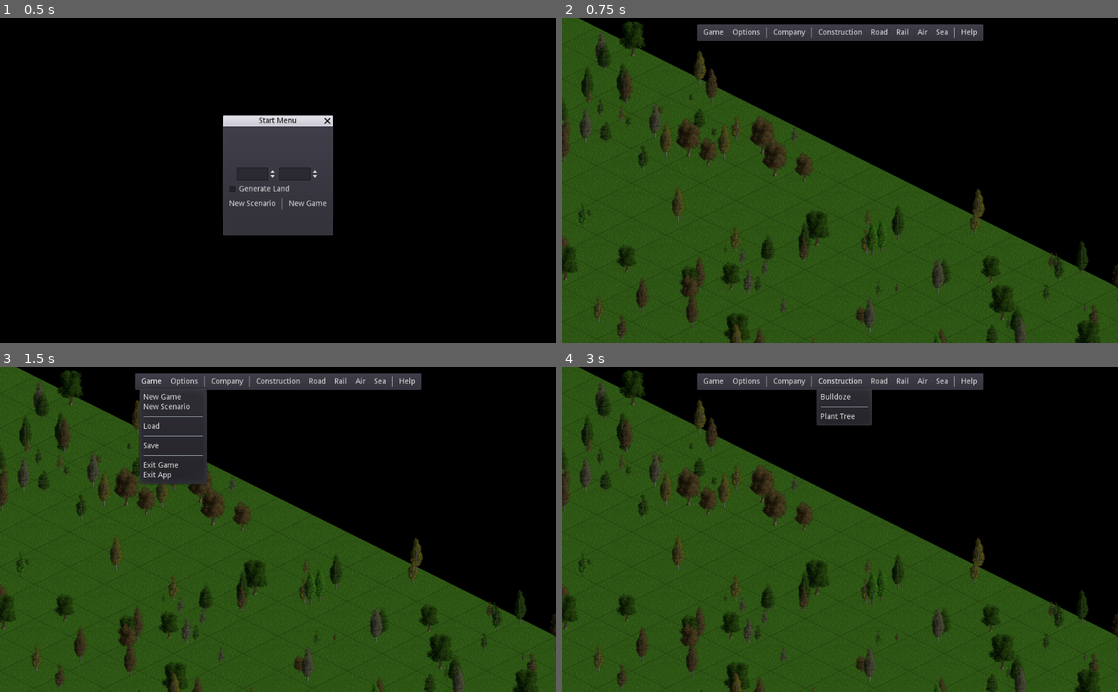
Above: before the commit, frames 1-4 (two rows, left to right).
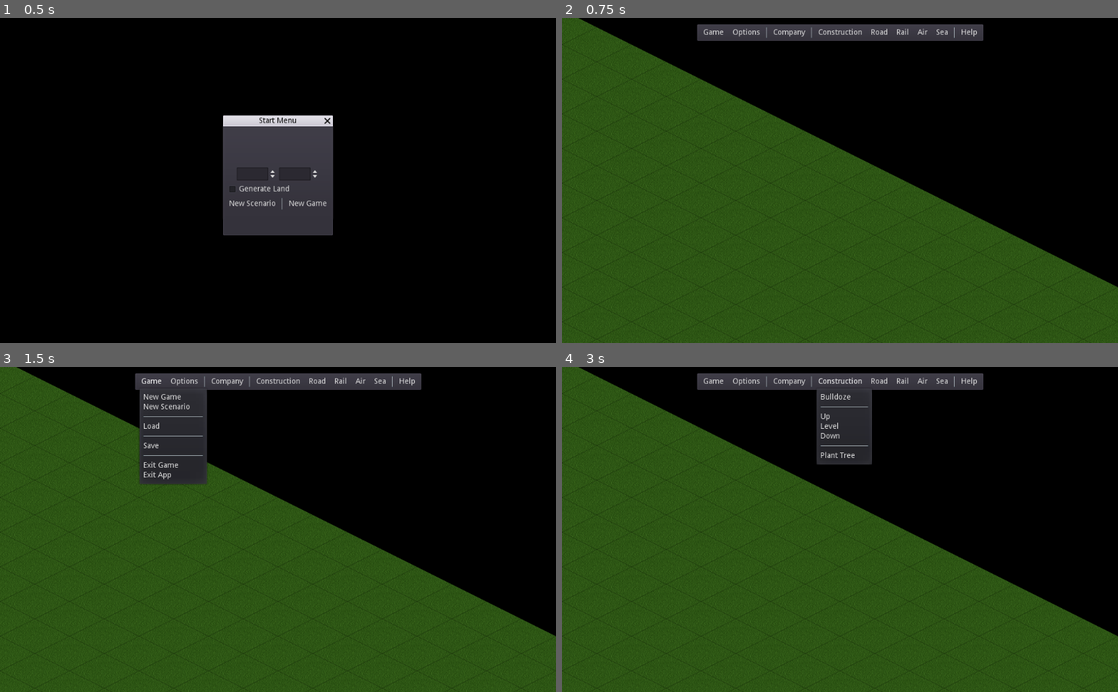
Above: after the commit, the same moments.

Repository: freettd/freettd
Game: Godot game, scene res://scenes/Main.tscn
Two runs of this game, one before a commit and one after it. Both use one fixed random seed, a clock stepped at 60 frames per second and the inputs below.
Inputs:
- Up to frame 1 (0.5 s): no input
- Up to frame 2 (0.75 s): click "New Scenario" at 0.5 s
- Up to frame 3 (1.5 s): click "Game" at 1.25 s
- Up to frame 4 (3 s): click "Company" at 2 s; click "Construction" at 2.75 s

Frame 1 is identical in both runs. In frame 2, 7.6% of the frame differs, in the area x 0-100%, y 1-100%; in frame 3, 7.2%; in frame 4, 8.9%.

Commit message:
almost working terraforming

Diff:
--- a/scenes/Global.gd
+++ b/scenes/Global.gd
@@ -25,6 +25,10 @@
 	CLEAR_LAND,
 	PLANT_TREE,
 
+	TERRAFORM_UP,
+	TERRAFORM_DOWN,
+	TERRAFORM_LEVEL
+
 	CONFIG_TRANSPARENT_TREES
 
 }
@@ -45,6 +49,14 @@
 	# road, canal
 	LINE90,
 
+}
+
+const SIMPLE_DRAG = {
+	dimension = Vector2.ONE,
+	mode = SelectMode.DRAG,
+	repeat = true,
+	on_water = true,
+	on_slope = true,
 }
 
 const SelectorConfig: Dictionary = {
@@ -81,20 +93,17 @@
 		on_slope = false,
 	},
 
-	OpCode.CLEAR_LAND: {
-		dimension = Vector2.ONE,
-		mode = SelectMode.DRAG,
-		repeat = true,
-		on_water = true,
-		on_slope = true,
-	},
-
 	OpCode.PLANT_TREE: {
 		dimension = Vector2.ONE,
 		mode = SelectMode.DRAG,
 		repeat = true,
 		on_water = false,
 		on_slope = true,
-	}
+	},
+
+	OpCode.CLEAR_LAND: SIMPLE_DRAG,
+	OpCode.TERRAFORM_UP: SIMPLE_DRAG,
+	OpCode.TERRAFORM_DOWN: SIMPLE_DRAG,
+	OpCode.TERRAFORM_LEVEL: SIMPLE_DRAG
 
 }
--- a/scenes/desktop-ui/Toolbar.gd
+++ b/scenes/desktop-ui/Toolbar.gd
@@ -46,6 +46,10 @@
 	popup = construct_button.get_popup()
 	popup.add_item("Bulldoze", Global.OpCode.CLEAR_LAND)
 	popup.add_separator()
+	popup.add_item("Up", Global.OpCode.TERRAFORM_UP)
+	popup.add_item("Level", Global.OpCode.TERRAFORM_LEVEL)
+	popup.add_item("Down", Global.OpCode.TERRAFORM_DOWN)
+	popup.add_separator()
 	popup.add_item("Plant Tree", Global.OpCode.PLANT_TREE)
 	popup.connect("id_pressed", self, "_on_item_pressed")
 
--- a/scenes/world/LayeredTilemap.gd
+++ b/scenes/world/LayeredTilemap.gd
@@ -54,6 +54,9 @@
 func set_cellv_height(cellv: Vector2, height: int) -> void:
 	heightmap[cellv] = height
 
+func adjust_cellv_height(cellv: Vector2, adjustment: int) -> void:
+	heightmap[cellv] += adjustment
+
 func set_cellv(cellv: Vector2, tileset_idx) -> void:
 	var layer = layers[heightmap[cellv]]
 	layer.set_cellv(cellv, tileset_idx)
--- a/scenes/world/Terrain.gd
+++ b/scenes/world/Terrain.gd
@@ -149,7 +149,7 @@
 	# Smooth Noise
 	for cellv in celldata:
 		var gridval: int = int(round(range_lerp(celldata[cellv].noise, min_noise, max_noise, 0, max_height)))
-		celldata[cellv].noise = max(0, gridval - SEALEVEL)
+		celldata[cellv].height = max(0, gridval - SEALEVEL)
 
 	# Set Tile Images
 	for cellv in celldata:
@@ -173,7 +173,7 @@
 # calculate tile direction based on neighbouring tiles
 func _get_tile_alignment(cellv: Vector2) -> int:
 
-	var cell_height: int = celldata[cellv].noise
+	var cell_height: int = celldata[cellv].height
 	var corner_bits: int = 0
 	var steeptile: bool = false
 
@@ -186,7 +186,7 @@
 			continue
 
 		# Get noise
-		var nval = celldata[ncell].noise
+		var nval = celldata[ncell].height
 
 		# One level above
 		if nval == cell_height + 1:
@@ -371,6 +371,51 @@
 
 
 ################################################################################
+## TERRAFORM
+
+func terraform_up(area: Rect2) -> void:
+	_terraform(area, 1)
+
+func terraform_down(area: Rect2) -> void:
+	_terraform(area, -1)
+
+func terraform_level(area: Rect2) -> void:
+	_terraform(area, 0)
+
+func _terraform(area: Rect2, height_adjust: int) -> void:
+
+	# adjust height of area
+	for x in range(area.position.x, area.end.x):
+		for y in range(area.position.y, area.end.y):
+
+			var cellv = Vector2(x, y)
+
+			# clear existing tile
+			set_cellv(cellv, -1)
+
+			# set new tile
+			_set_tile(cellv, celldata[cellv].height + height_adjust, TIDX_GRASS, 0)
+
+	# adjust neighbour tiles
+	var nhood = Rect2(area.position - Vector2.ONE, area.size + Vector2.ONE)
+
+	# check boundaries of box
+	for x in range(nhood.position.x, nhood.end.x + 1):
+		for y in range(nhood.position.y, nhood.end.y + 1):
+
+			var cellv = Vector2(x, y)
+
+			# check if tile is not off the map
+			if not is_valid_tile(cellv):
+				continue
+
+			var cdata = celldata[cellv]
+
+			# if diagnal neighbour
+			if (x == nhood.position.x or x == nhood.end.x) or (y == nhood.position.y or y == nhood.end.y):
+				set_cellv(cellv, _get_tile_alignment(cellv))
+
+################################################################################
 ## HELPER TILE FUNCTIONS
 
 # Is tile valid
--- a/scenes/world/World.gd
+++ b/scenes/world/World.gd
@@ -63,12 +63,12 @@
 
 	# place random trees	 across map
 	emit_signal("newworld_progress", "planting trees", 50)
-	world_objects.plant_tree(Rect2(0, 0, mapsize.x, mapsize.y), {
-		min_density = 0,
-		max_density = 3,
-		start_frame = -1,
-		scattered = 8
-	})
+#	world_objects.plant_tree(Rect2(0, 0, mapsize.x, mapsize.y), {
+#		min_density = 0,
+#		max_density = 3,
+#		start_frame = -1,
+#		scattered = 8
+#	})
 
 	# complete
 	emit_signal("newworld_progress", "new world complete", 100)
@@ -126,8 +126,8 @@
 
 		Global.OpCode.BUILD_ROAD:
 			expense = tm_resources.road.cost * box.get_area()
-			world_objects.clear_land(command.selection.box)
-			terrain.build_road(command, roadnav)
+			world_objects.clear_land(box)
+			terrain.build_road(box, roadnav)
 
 		Global.OpCode.BUILD_COMPANY_HQ:
 			expense = bld_resources.company_hq_large.cost
@@ -136,6 +136,15 @@
 		Global.OpCode.CLEAR_LAND:
 			expense = 10 * box.get_area()
 			world_objects.clear_land(command.selection.box)
+
+		Global.OpCode.TERRAFORM_UP:
+			terrain.terraform_up(box)
+
+		Global.OpCode.TERRAFORM_DOWN:
+			terrain.terraform_down(box)
+
+		Global.OpCode.TERRAFORM_LEVEL:
+			terrain.terraform_level(box)
 
 		Global.OpCode.PLANT_TREE:
 			expense = tree_res.cost * box.get_area()
